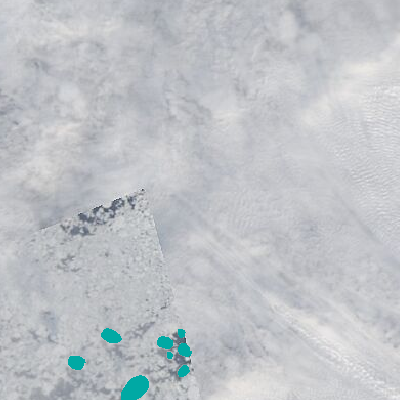
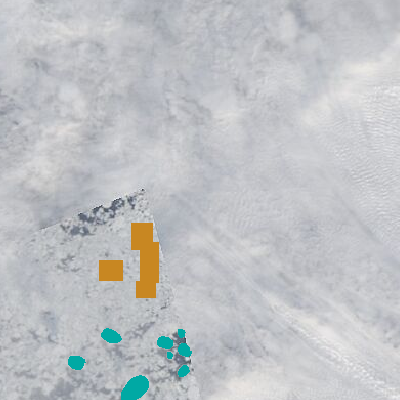
The second (400, 400) image is a revision of the first. Changes to its layers:
added layer "ice samples" (2nd of 2) above "ice floes" over left=99, top=223, right=159, bottom=298
